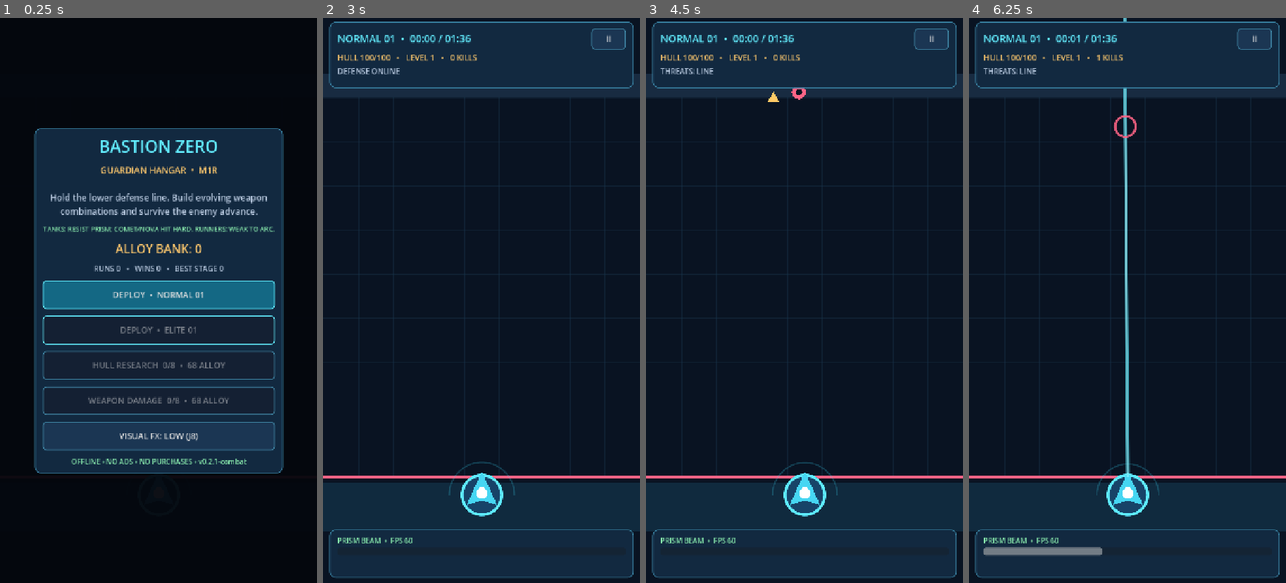
Above: before the commit, frames 1-4 (left to right).
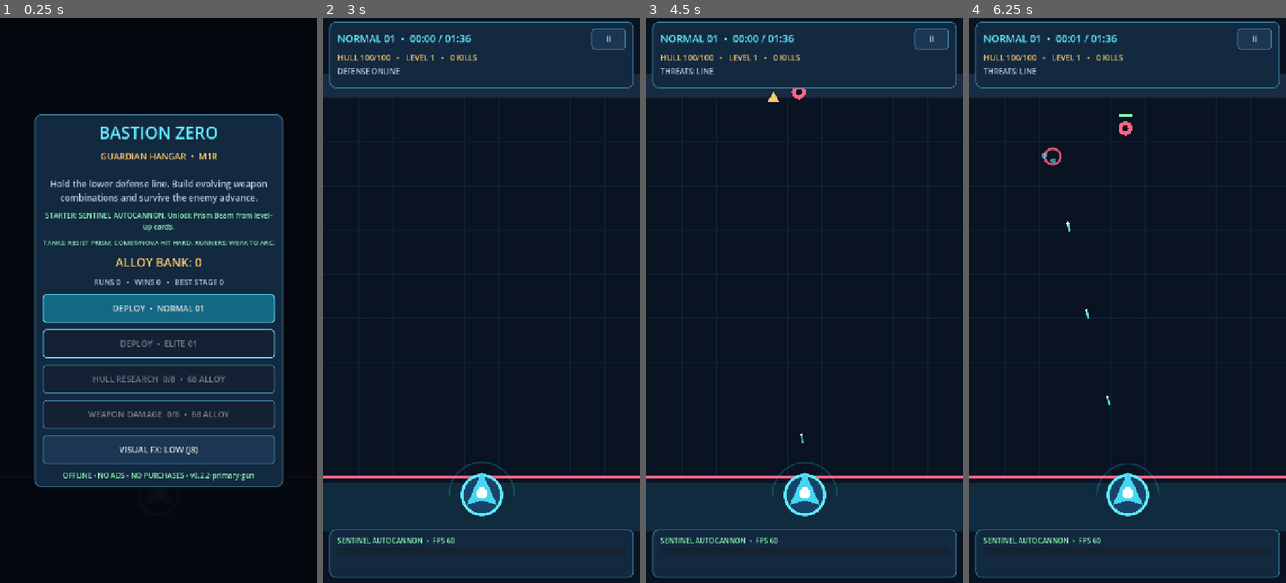
Above: after the commit, the same moments.

Repository: dante-souza/bastion_zero
Game: Godot game, scene res://scenes/main.tscn
Two runs of this game, one before a commit and one after it. Both use one fixed random seed, a clock stepped at 60 frames per second and the inputs below.
Inputs:
- Up to frame 1 (0.25 s): no input
- Up to frame 2 (3 s): click "DEPLOY • NORMAL 01" at 0.5 s; click "II" at 1.25 s; click "ABANDON RUN (NO ALLOY)" at 2 s; click "DEPLOY • NORMAL 01" at 2.75 s
- Up to frame 3 (4.5 s): click "II" at 3.5 s; click "RESUME" at 4.25 s
- Up to frame 4 (6.25 s): click "II" at 5 s; click "RESUME" at 5.75 s

The runs differ from the first frame. In frame 1, 17% of the frame differs, in the area x 10-90%, y 17-83%; in frame 2, 0.3%; in frame 3, 0.3%; in frame 4, 2.0%.

Commit message:
feat(combat): start with aimed autocannon and unlockable accurately targeted Prism Beam

Diff:
--- a/scripts/arena.gd
+++ b/scripts/arena.gd
@@ -34,6 +34,7 @@
 var rng := RandomNumberGenerator.new()
 var low_fx := true
 var _spawn_timer := 0.0
+var _gun_timer := 0.0
 var _beam_timer := 0.0
 var _volley_timer := 0.0
 var _arc_timer := 0.0
@@ -59,10 +60,10 @@
     low_fx = reduced_fx
     rng.seed = 14057 + stage * 137
     levels = {
-        "beam": 1, "volley": 0, "arc": 0, "nova": 0,
+        "gun": 1, "beam": 0, "volley": 0, "arc": 0, "nova": 0,
         "hull": 0, "rate": 0, "power": 0, "reach": 0
     }
-    weapon_damage = {"beam": 0.0, "volley": 0.0, "arc": 0.0, "nova": 0.0}
+    weapon_damage = {"gun": 0.0, "beam": 0.0, "volley": 0.0, "arc": 0.0, "nova": 0.0}
     elapsed = 0.0
     level = 1
     xp = 0
@@ -75,6 +76,7 @@
     projectiles.clear()
     effects.clear()
     _spawn_timer = 0.8
+    _gun_timer = 0.10
     _beam_timer = 0.24
     _volley_timer = 1.0
     _arc_timer = 1.3
@@ -290,25 +292,31 @@
         var pos: Vector2 = bullet["pos"]
         var target_idx: int = _index_by_id(int(bullet["target"]))
         var velocity: Vector2 = bullet["velocity"]
-        if target_idx >= 0 and String(bullet["kind"]) == "rocket":
+        var kind: String = String(bullet["kind"])
+        # Both rockets and the basic cannon track the assigned threat. The
+        # cannon makes smaller corrections, avoiding the old missing shots.
+        if target_idx >= 0 and (kind == "rocket" or kind == "gun"):
             var destination: Vector2 = enemies[target_idx]["pos"]
             var aim: Vector2 = (destination - pos).normalized()
-            velocity = velocity.lerp(aim * 670.0, minf(delta * 7.0, 1.0))
+            var bullet_speed := 670.0 if kind == "rocket" else (1250.0 if int(levels["gun"]) >= 4 else 1100.0)
+            var turning := 7.0 if kind == "rocket" else (9.0 if int(levels["gun"]) >= 4 else 6.0)
+            velocity = velocity.lerp(aim * bullet_speed, minf(delta * turning, 1.0))
             bullet["velocity"] = velocity
         var next: Vector2 = pos + velocity * delta
         bullet["pos"] = next
         var collision := -1
         for enemy in enemies:
-            var radius: float = float(enemy["radius"]) + (10.0 if bullet["kind"] == "rocket" else 7.0)
-            # Segment collision prevents fast rockets tunneling through runners.
-            var along: float = clampf((Vector2(enemy["pos"]) - pos).dot(next - pos) / maxf(0.01, (next - pos).length_squared()), 0.0, 1.0)
+            var radius: float = float(enemy["radius"]) + (10.0 if kind == "rocket" else (9.0 if kind == "gun" else 7.0))
+            # Swept segment-vs-circle collision prevents high-speed tunneling.
+            var path: Vector2 = next - pos
+            var along: float = clampf((Vector2(enemy["pos"]) - pos).dot(path) / maxf(0.01, path.length_squared()), 0.0, 1.0)
             if Vector2(enemy["pos"]).distance_to(pos.lerp(next, along)) <= radius:
                 collision = int(enemy["id"])
                 break
         if collision >= 0:
             var hit_at: Vector2 = next
             var base_damage: float = float(bullet["damage"])
-            if String(bullet["kind"]) == "rocket":
+            if kind == "rocket":
                 _damage_by_id(collision, base_damage, "volley")
                 if int(levels["volley"]) >= 3:
                     _blast(hit_at, 54.0 + int(levels["volley"]) * 7.0, base_damage * 0.45, "volley", GOLD)
@@ -316,13 +324,14 @@
                     for j in range(3):
                         var velocity_frag := Vector2.from_angle(-PI + j * PI / 2.0) * 450.0
                         projectiles.append({"pos": hit_at, "velocity": velocity_frag, "damage": base_damage * 0.33, "life": 0.36, "target": -1, "kind": "frag"})
+            elif kind == "gun":
+                _damage_by_id(collision, base_damage, "gun")
             else:
                 _damage_by_id(collision, base_damage, "volley")
-            _effect("flash", hit_at, Vector2.ZERO, 22.0, GOLD, 0.22)
+            _effect("flash", hit_at, Vector2.ZERO, 12.0 if kind == "gun" else 22.0, CYAN if kind == "gun" else GOLD, 0.14 if kind == "gun" else 0.22)
             projectiles.remove_at(i)
         elif float(bullet["life"]) <= 0.0 or next.y < 110.0 or next.y > 1180.0:
             projectiles.remove_at(i)
-
 func _update_effects(delta: float) -> void:
     for i in range(effects.size() - 1, -1, -1):
         effects[i]["ttl"] = float(effects[i]["ttl"]) - delta
@@ -331,11 +340,16 @@
 
 func _tick_weapons(delta: float) -> void:
     var cadence: float = 1.0 + 0.13 * int(levels["rate"])
+    _gun_timer -= delta
     _beam_timer -= delta
     _volley_timer -= delta
     _arc_timer -= delta
     _nova_timer -= delta
-    if _beam_timer <= 0.0:
+    if _gun_timer <= 0.0:
+        var gun_cadence := 0.17 if int(levels["gun"]) == 1 else 0.13
+        _gun_timer = gun_cadence / cadence
+        _fire_gun()
+    if int(levels["beam"]) > 0 and _beam_timer <= 0.0:
         _beam_timer = maxf(0.49, 0.87 - 0.055 * int(levels["beam"])) / cadence
         _fire_beam()
     if int(levels["volley"]) > 0 and _volley_timer <= 0.0:
@@ -347,7 +361,6 @@
     if int(levels["nova"]) > 0 and _nova_timer <= 0.0:
         _nova_timer = maxf(1.1, 4.2 - 0.38 * int(levels["nova"])) / cadence
         _fire_nova()
-
 func _range(base: float) -> float:
     return base * (1.0 + 0.12 * int(levels["reach"]))
 
@@ -369,32 +382,82 @@
             highest_y = threat
     return winner
 
+func _fire_gun() -> void:
+    var target_idx: int = _target_index(_range(1170.0))
+    if target_idx < 0 or projectiles.size() >= MAX_BULLETS - 2:
+        return
+    var enemy: Dictionary = enemies[target_idx]
+    var target: Vector2 = enemy["pos"]
+    var speed := 1250.0 if int(levels["gun"]) >= 4 else 1100.0
+    var barrels := 2 if int(levels["gun"]) >= 3 else 1
+    for barrel in range(barrels):
+        var offset: float = (float(barrel) - (barrels - 1.0) * 0.5) * 32.0
+        var muzzle: Vector2 = G + Vector2(offset, -45.0)
+        var flight: float = muzzle.distance_to(target) / (speed + float(enemy["speed"]))
+        var lead: Vector2 = target + Vector2(0.0, float(enemy["speed"]) * flight * 0.75)
+        var velocity: Vector2 = (lead - muzzle).normalized() * speed
+        projectiles.append({
+            "pos": muzzle, "velocity": velocity,
+            "damage": _power(7.0 + 2.0 * (int(levels["gun"]) - 1)),
+            "life": 1.45, "target": int(enemy["id"]), "kind": "gun"
+        })
+    if not low_fx:
+        _effect("flash", G + Vector2(0, -45), Vector2.ZERO, 11.0, CYAN, 0.10)
+
+func _beam_target_ids() -> Array[int]:
+    # The primary beam always aims through its target center. On the dual-beam
+    # tier, the other beam selects a second valid enemy or converges on the first.
+    var chosen: Array[int] = []
+    var primary: int = _target_index(_range(1160.0))
+    if primary < 0:
+        return chosen
+    chosen.append(int(enemies[primary]["id"]))
+    if int(levels["beam"]) < 3:
+        return chosen
+    var second := -1
+    var highest_y := -100000.0
+    for enemy in enemies:
+        if int(enemy["id"]) == chosen[0]:
+            continue
+        if Vector2(enemy["pos"]).distance_to(G) > _range(1160.0):
+            continue
+        if float(Vector2(enemy["pos"]).y) > highest_y:
+            highest_y = Vector2(enemy["pos"]).y
+            second = int(enemy["id"])
+    chosen.append(second if second >= 0 else chosen[0])
+    return chosen
+
 func _fire_beam() -> void:
-    var target_idx: int = _target_index(_range(1160.0))
-    if target_idx < 0:
-        return
-    var destination: Vector2 = enemies[target_idx]["pos"]
-    var base_angle: float = (destination - G).angle()
-    var beams: int = 2 if int(levels["beam"]) >= 3 else 1
-    for lane in range(beams):
-        var angle: float = base_angle + (float(lane) - (beams - 1.0) / 2.0) * 0.13
-        var direction := Vector2.from_angle(angle)
-        var end: Vector2 = G + direction * 1300.0
-        _effect("beam", G + Vector2(0.0, -42.0), end, 4.0 + int(levels["beam"]), CYAN, 0.16)
+    if int(levels["beam"]) <= 0:
+        return
+    var targets: Array[int] = _beam_target_ids()
+    if targets.is_empty():
+        return
+    for lane in range(targets.size()):
+        var idx: int = _index_by_id(targets[lane])
+        if idx < 0:
+            continue
+        var muzzle_offset := 0.0
+        if targets.size() == 2:
+            muzzle_offset = -25.0 if lane == 0 else 25.0
+        var start: Vector2 = G + Vector2(muzzle_offset, -42.0)
+        var destination: Vector2 = enemies[idx]["pos"]
+        var direction: Vector2 = (destination - start).normalized()
+        var end: Vector2 = start + direction * 1300.0
+        _effect("beam", start, end, 4.0 + int(levels["beam"]), CYAN, 0.16)
         var hits: Array[Dictionary] = []
         for enemy in enemies:
-            var offset: Vector2 = Vector2(enemy["pos"]) - G
+            var offset: Vector2 = Vector2(enemy["pos"]) - start
             var projection: float = offset.dot(direction)
             if projection <= 0.0 or projection > 1300.0:
                 continue
             var lateral: float = (offset - direction * projection).length()
-            if lateral < float(enemy["radius"]) + 11.0:
+            if lateral <= float(enemy["radius"]) + 7.0:
                 hits.append({"id": int(enemy["id"]), "distance": projection})
-        hits.sort_custom(func(a: Dictionary, b: Dictionary) -> bool: return float(a["distance"]) < float(b["distance"]))
+        hits.sort_custom(func(x: Dictionary, y: Dictionary) -> bool: return float(x["distance"]) < float(y["distance"]))
         var pierce: int = 1 + int(levels["beam"])
         for i in range(mini(pierce, hits.size())):
             _damage_by_id(int(hits[i]["id"]), _power(28.0 + int(levels["beam"]) * 8.0), "beam")
-
 func _fire_volley() -> void:
     var target_idx: int = _target_index(_range(1070.0))
     if target_idx < 0:
@@ -589,9 +652,13 @@
             draw_arc(at, radius + 18.0, 0, TAU, 36, GOLD, 3.0, true)
     for bullet in projectiles:
         var pos: Vector2 = bullet["pos"]
-        draw_circle(pos, 9.0 if bullet["kind"] == "rocket" else 4.0, GOLD)
-        if bullet["kind"] == "rocket":
-            draw_line(pos, pos - Vector2(bullet["velocity"]).normalized() * 24.0, Color("#d55686"), 3.0, true)
+        if bullet["kind"] == "gun":
+            draw_line(pos, pos - Vector2(bullet["velocity"]).normalized() * 18.0, CYAN, 2.8, true)
+            draw_circle(pos, 3.0, Color.WHITE)
+        else:
+            draw_circle(pos, 9.0 if bullet["kind"] == "rocket" else 4.0, GOLD)
+            if bullet["kind"] == "rocket":
+                draw_line(pos, pos - Vector2(bullet["velocity"]).normalized() * 24.0, Color("#d55686"), 3.0, true)
     for fx in effects:
         var alpha: float = clampf(float(fx["ttl"]) / float(fx["duration"]), 0.0, 1.0)
         var shade: Color = fx["color"]
--- a/scripts/game_catalog.gd
+++ b/scripts/game_catalog.gd
@@ -2,7 +2,7 @@
 extends RefCounted
 
 ## Bastion Zero's original combat balance; no third-party game resources.
-const GAME_VERSION := "0.2.1-combat"
+const GAME_VERSION := "0.2.2-primary-gun"
 const WORLD_SIZE := Vector2(720.0, 1280.0)
 const GUARDIAN := Vector2(360.0, 1080.0)
 const BREACH_Y := 1040.0
@@ -12,9 +12,9 @@
 const UPGRADE_CAP := 4
 const META_CAP := 8
 const UPGRADE_ORDER: Array[String] = [
-    "beam", "volley", "arc", "nova", "hull", "rate", "power", "reach"
+    "gun", "beam", "volley", "arc", "nova", "hull", "rate", "power", "reach"
 ]
-const WEAPON_ORDER: Array[String] = ["beam", "volley", "arc", "nova"]
+const WEAPON_ORDER: Array[String] = ["gun", "beam", "volley", "arc", "nova"]
 
 ## Enemy/weapon interactions are explicit, stable, and independent of monetization.
 ## Multipliers are applied before HP-capped accounting.
@@ -42,6 +42,7 @@
 
 static func upgrade_name(key: String) -> String:
     match key:
+        "gun": return "SENTINEL AUTOCANNON"
         "beam": return "PRISM BEAM"
         "volley": return "COMET VOLLEY"
         "arc": return "ARC RELAY"
@@ -54,7 +55,12 @@
 
 static func upgrade_description(key: String, rank: int) -> String:
     match key:
-        "beam": return "Unlock beam / +pierce, then a second beam. Rank %d" % rank
+        "gun":
+            match rank:
+                2: return "Faster automatic fire (+30% cadence)."
+                3: return "Dual-barrel bursts: two aimed rounds per volley."
+                _: return "Smart tracers: faster rounds and improved tracking."
+        "beam": return "Unlock pinpoint beam / +pierce; twin beam acquires another enemy."
         "volley": return "Unlock rockets / add lanes, then split + blast. Rank %d" % rank
         "arc": return "Unlock chain lightning / more jumps and stun. Rank %d" % rank
         "nova": return "Unlock field / bigger slow pulse and detonation. Rank %d" % rank
--- a/scripts/main.gd
+++ b/scripts/main.gd
@@ -117,6 +117,7 @@
     record = SaveData.validated(record)
     var content := _screen("BASTION ZERO", "GUARDIAN HANGAR  •  M1R")
     content.add_child(_label("Hold the lower defense line. Build evolving weapon combinations and survive the enemy advance.", 20, PALE, true))
+    content.add_child(_label("STARTER: SENTINEL AUTOCANNON. Unlock Prism Beam from level-up cards.", 16, GREEN, true))
     content.add_child(_label("TANKS: RESIST PRISM; COMET/NOVA HIT HARD. RUNNERS: WEAK TO ARC.", 15, GREEN, true))
     content.add_child(_label("ALLOY BANK: %d" % int(record["bank"]), 27, GOLD, true))
     content.add_child(_label("RUNS %d   •   WINS %d   •   BEST STAGE %d" % [
Not shown, changed: export_presets.cfg
